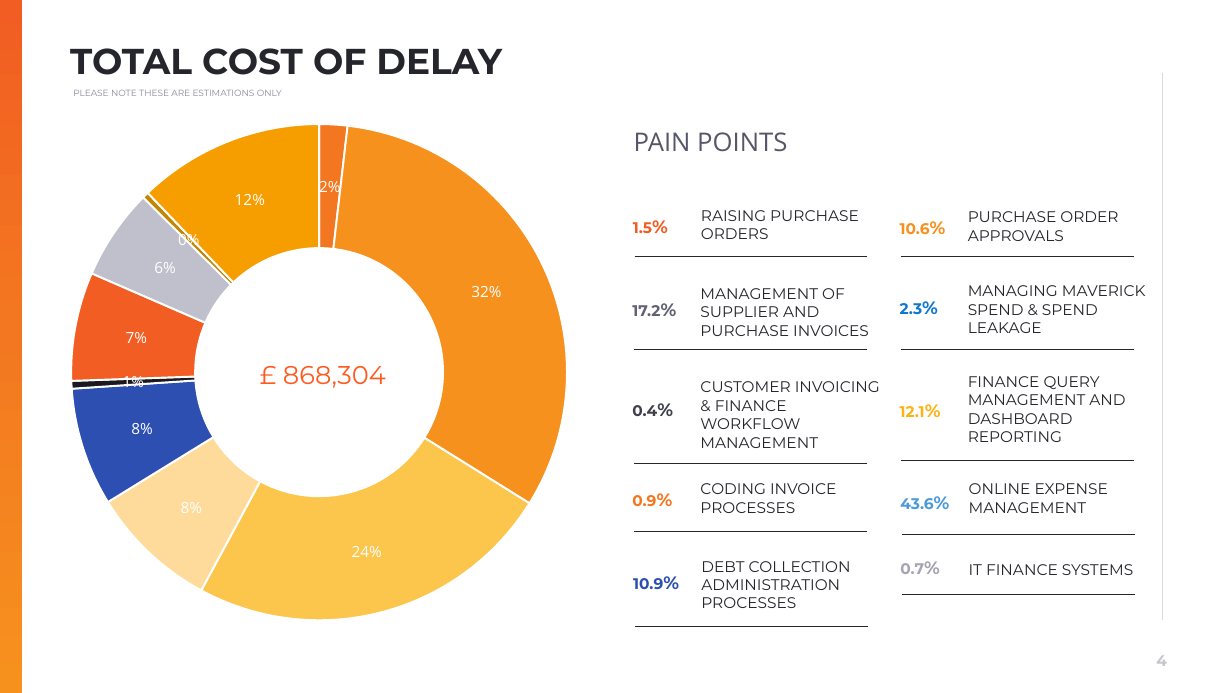
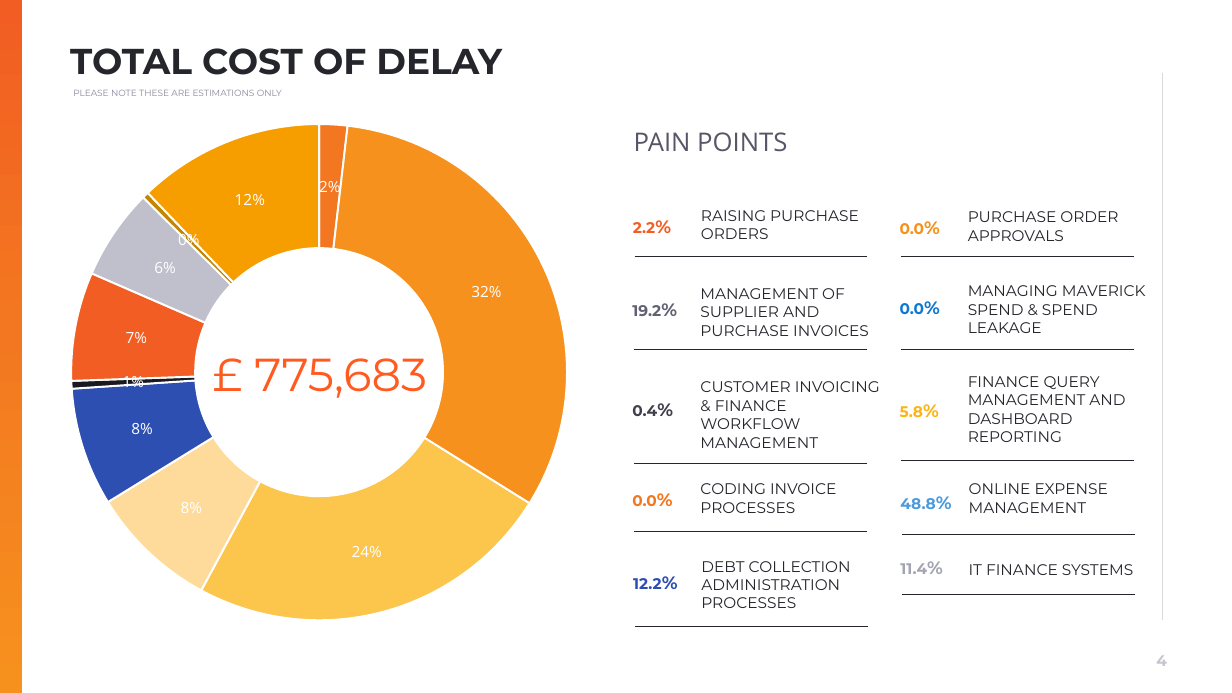
Before and after one commit to muratozdemirpiblo/ppt-api, a slide deck: slide 4 of output.pptx. Drawn at 1232x693 pixels with LibreOffice and Linux fonts; fonts in the diff are those of the drawing; background and template pictures are left out. Boxes give left, top, right and bottom in pixels: in the first picture for what was removed or moved away, otherwise in the second. Text is boxed around its words. In the diff, an @@ line names an element or a change of style, - is before the commit and + after.

```diff
--- a/output.pptx
+++ b/output.pptx
@@ text at (633,222,655,233): text changed @@
-1.5%
+2.2%
@@ text at (900,223,925,234): text changed @@
-10.6%
+0.0%
@@ text at (632,305,661,316): text changed @@
-17.2%
+19.2%
@@ text at (900,303,925,314): text changed @@
-2.3%
+0.0%
@@ text at (254,358,427,398): text changed; size 20 to 36 pt @@
-£ 868,304
+£ 775,683
@@ text at (900,406,923,417): text changed @@
-12.1%
+5.8%
@@ text at (632,495,657,506): text changed @@
-0.9%
+0.0%
@@ text at (900,498,935,509): text changed @@
-43.6%
+48.8%
@@ text at (900,563,927,574): text changed @@
-0.7%
+11.4%
@@ text at (633,578,661,589): text changed @@
-10.9%
+12.2%
```
Also in this commit, not shown: 5 other slides changed, 4 other files.
